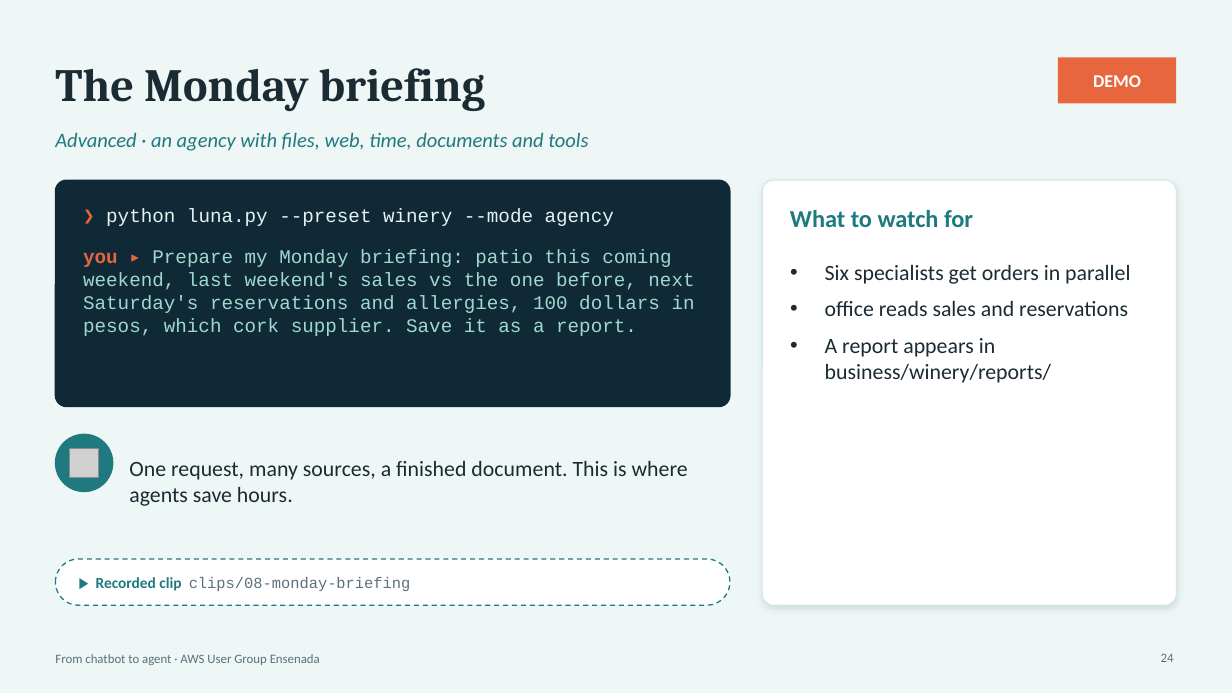
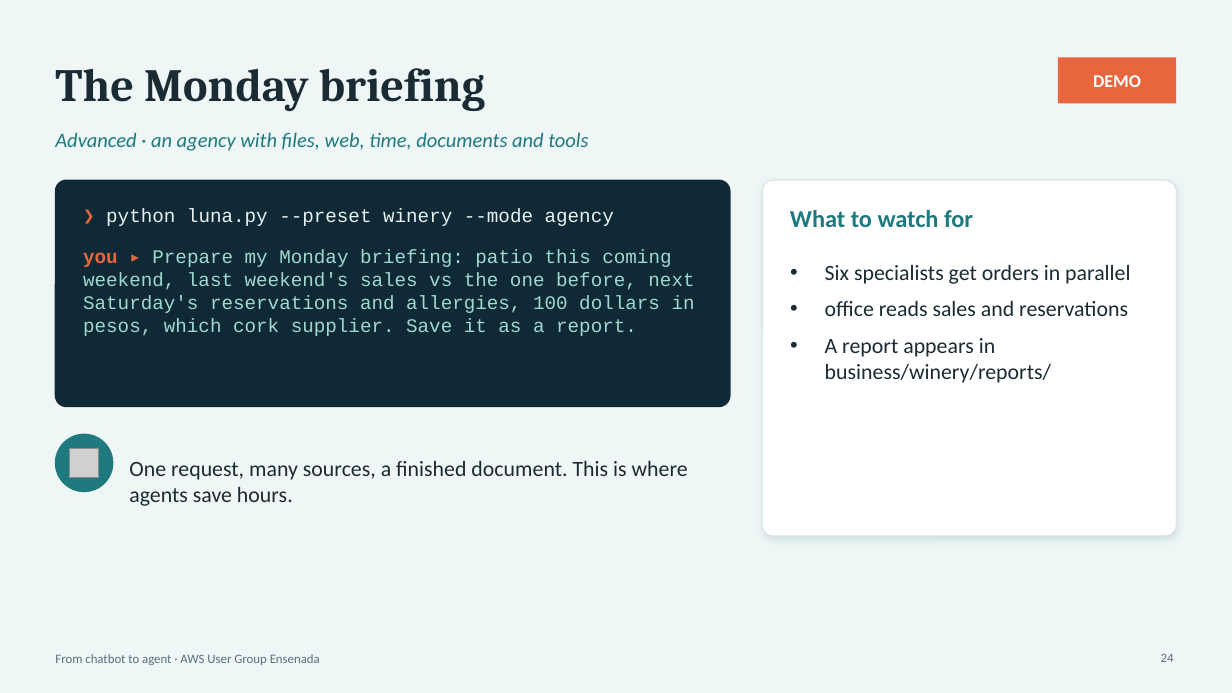
Before and after one commit to aws-ug-ensenada/claude-on-aws-ensenada, a slide deck: slide 24 of docs/slides/claude-on-aws-ensenada.pptx. Drawn at 1232x693 pixels with LibreOffice and Linux fonts; fonts in the diff are those of the drawing; grey boxes stand for pictures. Boxes give left, top, right and bottom in pixels: in the first picture for what was removed or moved away, otherwise in the second. Text is boxed around its words. In the diff, an @@ line names an element or a change of style, - is before the commit and + after.

```diff
--- a/docs/slides/claude-on-aws-ensenada.pptx
+++ b/docs/slides/claude-on-aws-ensenada.pptx
@@ rounded rectangle: place and size @@
-rounded rectangle at <box>762,180,1177,605</box>
+rounded rectangle at <box>762,180,1177,536</box>
@@ rounded rectangle at <box>762,180,1177,536</box>: proportions changed @@
@@ rounded rectangle removed at <box>55,559,730,605</box> @@
@@ text removed at <box>96,577,411,591</box> @@
-▶ Recorded clip clips/08-monday-briefing
```
Also in this commit, not shown: 9 other slides changed, 3 other files.
